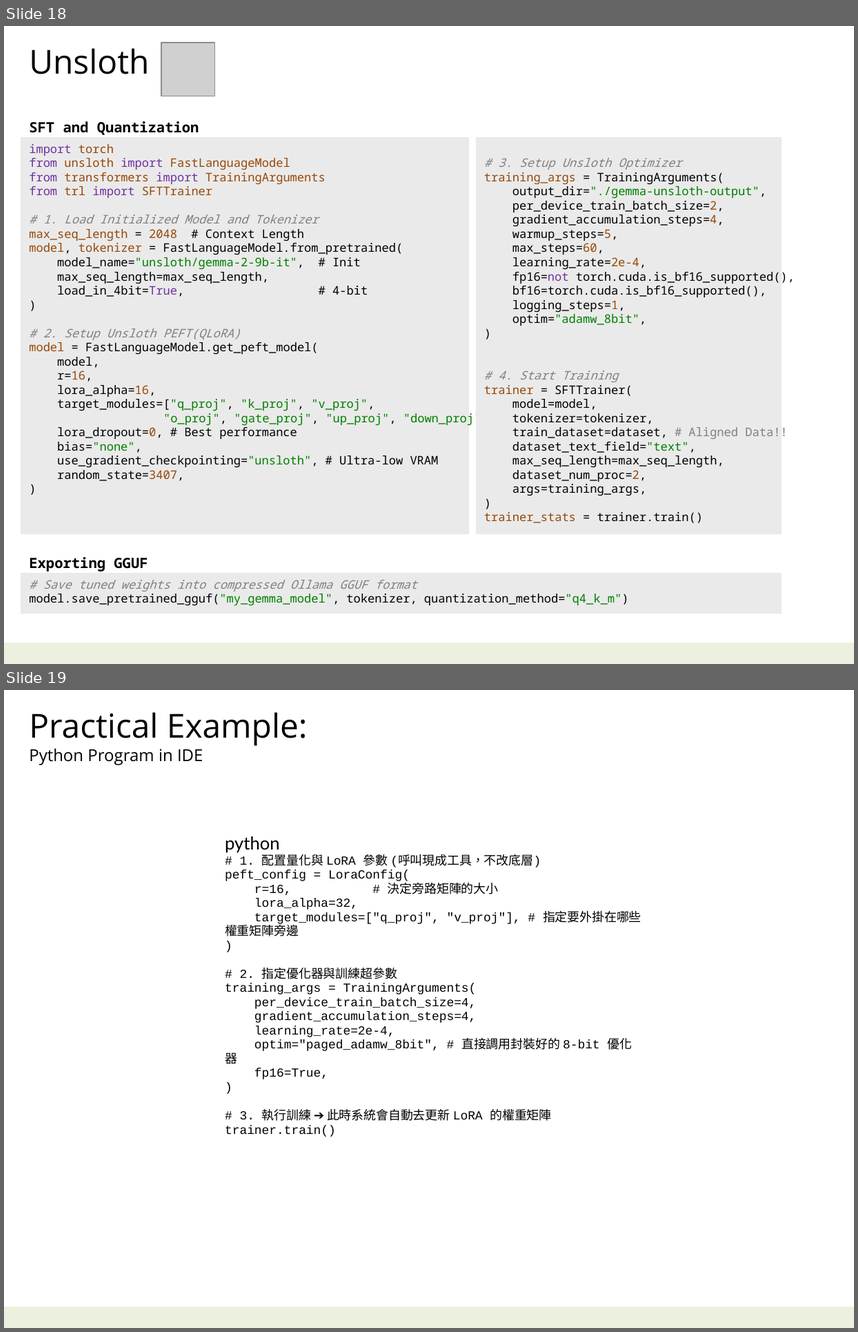
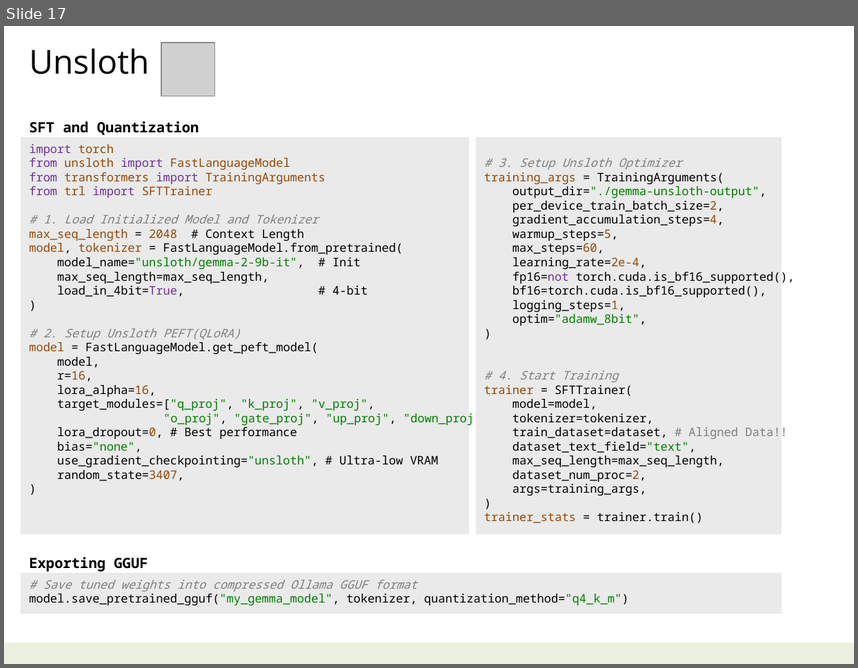
Before and after one commit to navibator/crazy-ai, a slide deck: ai-gemma.pptx. Shown one above the other, each under a label of ours: slides 18 and 19 before the commit, slide 17 after it. The pictures are 858x1332 and 858x668 pixels, drawn with LibreOffice and Linux fonts; fonts in the diff are those of the drawing; grey boxes stand for pictures. Boxes give left, top, right and bottom in pixels: in the first picture for what was removed or moved away, otherwise in the second. Text is boxed around its words. In the diff, an @@ line names an element or a change of style, - is before the commit and + after.

```diff
--- a/ai-gemma.pptx
+++ b/ai-gemma.pptx
@@ slide 19 removed at (4, 690, 854, 1328), background #FFFFFF; not listed: 1 template element that a slide beside it also shows @@
@@ text removed at (29, 712, 308, 765) @@
-Practical Example:
-Python Program in IDE
@@ text removed at (225, 836, 642, 1136) @@
-python
-# 1. 配置量化與 LoRA 參數 (呼叫現成工具，不改底層)
-peft_config = LoraConfig(
-r=16, # 決定旁路矩陣的大小
-lora_alpha=32,
-target_modules=["q_proj", "v_proj"], # 指定要外掛在哪些權重矩陣旁邊
-)
-# 2. 指定優化器與訓練超參數
-training_args = TrainingArguments(
-per_device_train_batch_size=4,
-gradient_accumulation_steps=4,
-learning_rate=2e-4,
-optim="paged_adamw_8bit", # 直接調用封裝好的 8-bit 優化器
-fp16=True,
-)
-# 3. 執行訓練 ➔ 此時系統會自動去更新 LoRA 的權重矩陣
-trainer.train()
@@ what was slide 18 is now slide 17 @@
```
Also in this commit, not shown: 5 slides changed, 1 other slide removed, 1 other file.
